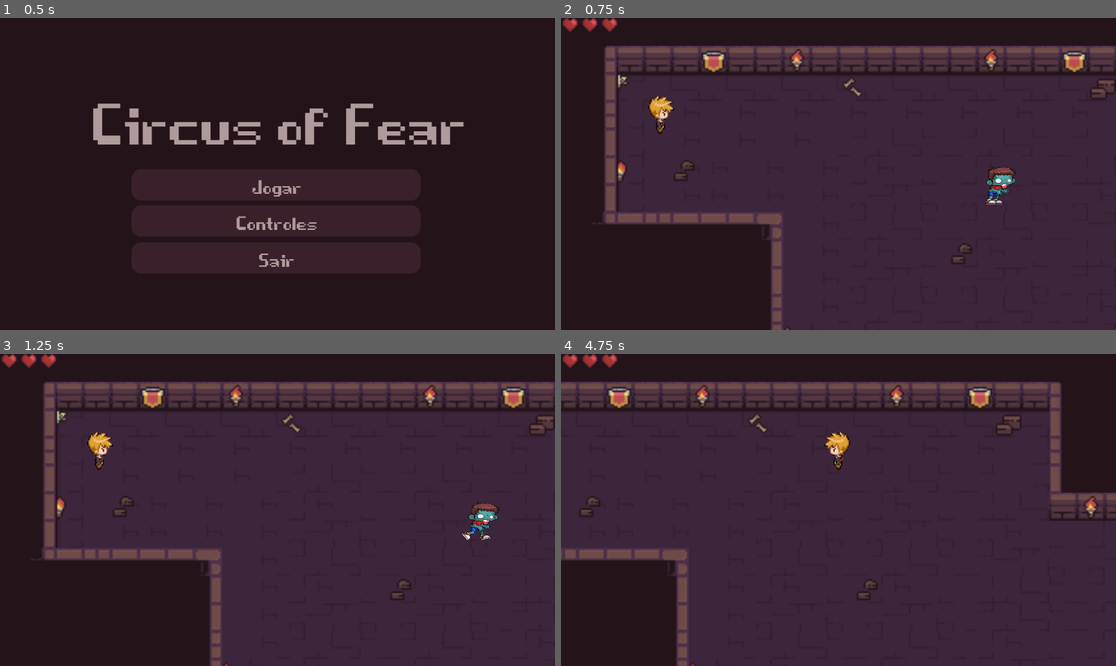
Above: before the commit, frames 1-4 (two rows, left to right).
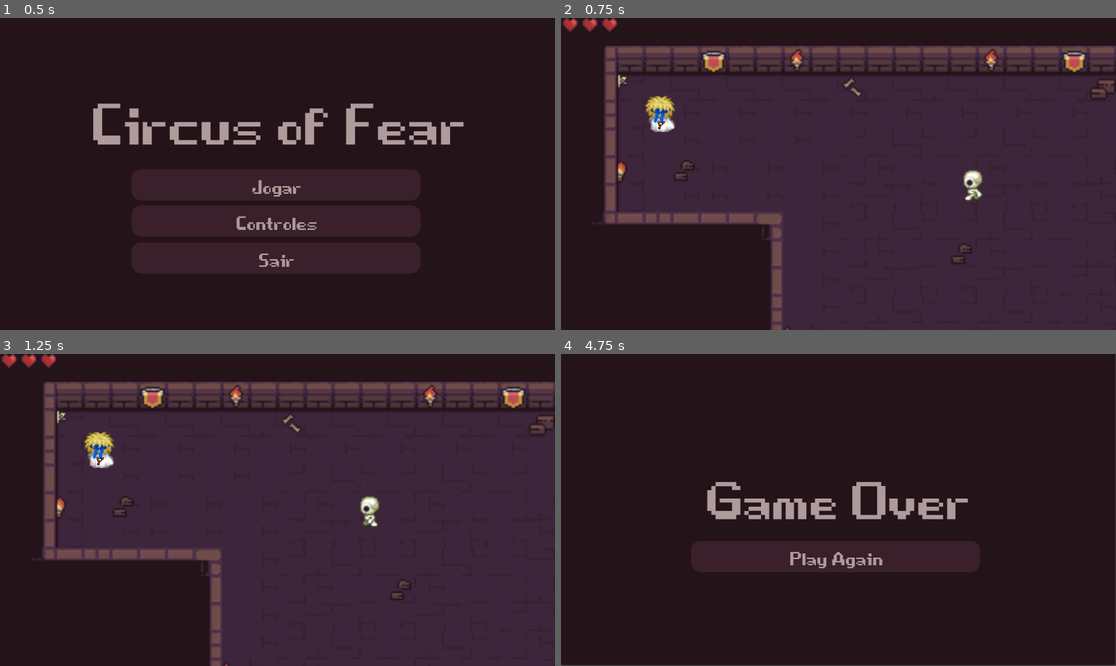
Above: after the commit, the same moments.

Repository: RodrigoGoncalves24/Circus_of_fear
Game: Godot game, scene res://scenes/game_menu.tscn
Two runs of this game, one before a commit and one after it. Both use one fixed random seed, a clock stepped at 60 frames per second and the inputs below.
Inputs (mouse positions are in pixels of both pictures, inside the frame that each line leads up to):
- Up to frame 1 (0.5 s): no input
- Up to frame 2 (0.75 s): click "Jogar" at 0.5 s
- Up to frame 3 (1.25 s): no input
- Up to frame 4 (4.75 s): tap Enter (interact) at 1.25, 2.1, 3.8 s; move the mouse to (960, 494) at 1.27 s; hold D (right) 1.28-2.03 s; hold Enter (interact) 1.28-2.03 s; move the mouse to (727, 525) at 2.02 s; hold S (down) 2.03-2.78 s; move the mouse to (894, 441) at 2.77 s; hold D (right) 2.78-3.53 s; hold Enter (interact) 2.78-3.53 s; tap X (level_cleared) at 2.85 s; move the mouse to (810, 572) at 3.52 s; hold W (up) 3.53-4.28 s; click (810, 572) at 3.6 s; move the mouse to (1005, 556) at 4.27 s; hold A (left) from 4.28 s (still down); hold Enter (interact) from 4.28 s (still down)

Frame 1 is identical in both runs. In frame 2, 1.1% of the frame differs, in the area x 15-82%, y 24-60%; in frame 3, 1.1%; in frame 4, 71%, in the area x 0-100%, y 0-100%.
Error after the commit: Cannot call method 'change_scene_to_file' on a null value. (res://scripts/crianca.gd:77)

Commit message:
Inimigo perseguindo personagem e mudança na textura deles

Diff:
--- a/project.godot
+++ b/project.godot
@@ -12,7 +12,7 @@
 
 config/name="Circus_of_Fear"
 run/main_scene="uid://dvdyj3uieok3l"
-config/features=PackedStringArray("4.5", "Forward Plus")
+config/features=PackedStringArray("4.4", "Forward Plus")
 config/icon="res://icon.svg"
 
 [display]
--- a/scenes/crianca.tscn
+++ b/scenes/crianca.tscn
@@ -1,91 +1,80 @@
-[gd_scene load_steps=30 format=3 uid="uid://der53w3qs2ant"]
-
-[ext_resource type="Texture2D" uid="uid://rt65qfq02luh" path="res://textures/personagem.png" id="1_gohld"]
+[gd_scene load_steps=28 format=3 uid="uid://der53w3qs2ant"]
+
+[ext_resource type="Texture2D" uid="uid://bxh4nn3n2pubg" path="res://textures/personagem.png" id="1_gohld"]
 [ext_resource type="Script" uid="uid://ei4yqd215uc8" path="res://scripts/crianca.gd" id="1_wbya0"]
-[ext_resource type="Script" uid="uid://bylnejo0hgbr6" path="res://scripts/interaction_component.gd" id="3_hjrcj"]
+[ext_resource type="Texture2D" uid="uid://l0clagcx2qjh" path="res://textures/PIPOYA FREE RPG Character Sprites 32x32/Male/Male 01-2.png" id="3_fowc3"]
+[ext_resource type="Script" uid="uid://c5mjt5t5ftj8u" path="res://scripts/interaction_component.gd" id="3_hjrcj"]
 [ext_resource type="PackedScene" uid="uid://cppiemoik38er" path="res://scenes/estilingue.tscn" id="4_xbjgo"]
-[ext_resource type="Texture2D" uid="uid://dth1vw88ui272" path="res://textures/hearts.png" id="5_vruit"]
-[ext_resource type="AudioStream" uid="uid://dc4dnviehefgr" path="res://sounds/som dano.wav" id="6_eoi0d"]
-[ext_resource type="AudioStream" uid="uid://b1pn160v2ilt3" path="res://sounds/som morte.wav" id="7_fowc3"]
-
-[sub_resource type="AtlasTexture" id="AtlasTexture_wbya0"]
-atlas = ExtResource("1_gohld")
-region = Rect2(0, 0, 64, 64)
-
-[sub_resource type="AtlasTexture" id="AtlasTexture_nx207"]
-atlas = ExtResource("1_gohld")
-region = Rect2(64, 0, 64, 64)
-
-[sub_resource type="AtlasTexture" id="AtlasTexture_8qg0o"]
-atlas = ExtResource("1_gohld")
-region = Rect2(128, 0, 64, 64)
+[ext_resource type="Texture2D" uid="uid://dk5ue54qgsp2i" path="res://textures/hearts.png" id="5_vruit"]
+[ext_resource type="AudioStream" uid="uid://dlrd17jmrrruo" path="res://sounds/som dano.wav" id="6_eoi0d"]
+[ext_resource type="AudioStream" uid="uid://c0ldvlg8d3cni" path="res://sounds/som morte.wav" id="7_fowc3"]
 
 [sub_resource type="AtlasTexture" id="AtlasTexture_5olvq"]
 atlas = ExtResource("1_gohld")
 region = Rect2(192, 0, 64, 64)
 
-[sub_resource type="AtlasTexture" id="AtlasTexture_u3a54"]
-atlas = ExtResource("1_gohld")
-region = Rect2(0, 64, 64, 64)
-
-[sub_resource type="AtlasTexture" id="AtlasTexture_1bpbq"]
-atlas = ExtResource("1_gohld")
-region = Rect2(64, 64, 64, 64)
-
-[sub_resource type="AtlasTexture" id="AtlasTexture_8451a"]
-atlas = ExtResource("1_gohld")
-region = Rect2(128, 64, 64, 64)
-
-[sub_resource type="AtlasTexture" id="AtlasTexture_nqsxx"]
-atlas = ExtResource("1_gohld")
-region = Rect2(192, 64, 64, 64)
-
-[sub_resource type="AtlasTexture" id="AtlasTexture_t20jq"]
-atlas = ExtResource("1_gohld")
-region = Rect2(0, 128, 64, 64)
-
-[sub_resource type="AtlasTexture" id="AtlasTexture_uk02m"]
-atlas = ExtResource("1_gohld")
-region = Rect2(64, 128, 64, 64)
-
-[sub_resource type="AtlasTexture" id="AtlasTexture_llj7l"]
-atlas = ExtResource("1_gohld")
-region = Rect2(128, 128, 64, 64)
-
-[sub_resource type="AtlasTexture" id="AtlasTexture_50pxv"]
-atlas = ExtResource("1_gohld")
-region = Rect2(192, 128, 64, 64)
-
-[sub_resource type="AtlasTexture" id="AtlasTexture_p1ohh"]
-atlas = ExtResource("1_gohld")
-region = Rect2(0, 192, 64, 64)
-
-[sub_resource type="AtlasTexture" id="AtlasTexture_5ni02"]
-atlas = ExtResource("1_gohld")
-region = Rect2(64, 192, 64, 64)
-
-[sub_resource type="AtlasTexture" id="AtlasTexture_l2dd1"]
-atlas = ExtResource("1_gohld")
-region = Rect2(128, 192, 64, 64)
-
-[sub_resource type="AtlasTexture" id="AtlasTexture_v8f4t"]
-atlas = ExtResource("1_gohld")
-region = Rect2(192, 192, 64, 64)
+[sub_resource type="AtlasTexture" id="AtlasTexture_7df7u"]
+atlas = ExtResource("3_fowc3")
+region = Rect2(0, 0, 32, 32)
+
+[sub_resource type="AtlasTexture" id="AtlasTexture_uj8g8"]
+atlas = ExtResource("3_fowc3")
+region = Rect2(32, 0, 32, 32)
+
+[sub_resource type="AtlasTexture" id="AtlasTexture_fhter"]
+atlas = ExtResource("3_fowc3")
+region = Rect2(64, 0, 32, 32)
+
+[sub_resource type="AtlasTexture" id="AtlasTexture_m0lw0"]
+atlas = ExtResource("3_fowc3")
+region = Rect2(0, 32, 32, 32)
+
+[sub_resource type="AtlasTexture" id="AtlasTexture_78t0x"]
+atlas = ExtResource("3_fowc3")
+region = Rect2(32, 32, 32, 32)
+
+[sub_resource type="AtlasTexture" id="AtlasTexture_avw54"]
+atlas = ExtResource("3_fowc3")
+region = Rect2(64, 32, 32, 32)
+
+[sub_resource type="AtlasTexture" id="AtlasTexture_omjgp"]
+atlas = ExtResource("3_fowc3")
+region = Rect2(64, 64, 32, 32)
+
+[sub_resource type="AtlasTexture" id="AtlasTexture_1v00p"]
+atlas = ExtResource("3_fowc3")
+region = Rect2(32, 64, 32, 32)
+
+[sub_resource type="AtlasTexture" id="AtlasTexture_h8rwh"]
+atlas = ExtResource("3_fowc3")
+region = Rect2(0, 64, 32, 32)
+
+[sub_resource type="AtlasTexture" id="AtlasTexture_rcqr3"]
+atlas = ExtResource("3_fowc3")
+region = Rect2(0, 96, 32, 32)
+
+[sub_resource type="AtlasTexture" id="AtlasTexture_gqfnd"]
+atlas = ExtResource("3_fowc3")
+region = Rect2(32, 96, 32, 32)
+
+[sub_resource type="AtlasTexture" id="AtlasTexture_a6lml"]
+atlas = ExtResource("3_fowc3")
+region = Rect2(64, 96, 32, 32)
 
 [sub_resource type="SpriteFrames" id="SpriteFrames_2pg2d"]
 animations = [{
 "frames": [{
 "duration": 1.0,
-"texture": SubResource("AtlasTexture_wbya0")
-}, {
-"duration": 1.0,
-"texture": SubResource("AtlasTexture_nx207")
-}, {
-"duration": 1.0,
-"texture": SubResource("AtlasTexture_8qg0o")
-}, {
-"duration": 1.0,
 "texture": SubResource("AtlasTexture_5olvq")
+}, {
+"duration": 1.0,
+"texture": SubResource("AtlasTexture_7df7u")
+}, {
+"duration": 1.0,
+"texture": SubResource("AtlasTexture_uj8g8")
+}, {
+"duration": 1.0,
+"texture": SubResource("AtlasTexture_fhter")
 }],
 "loop": true,
 "name": &"down",
@@ -93,16 +82,13 @@
 }, {
 "frames": [{
 "duration": 1.0,
-"texture": SubResource("AtlasTexture_u3a54")
-}, {
-"duration": 1.0,
-"texture": SubResource("AtlasTexture_1bpbq")
-}, {
-"duration": 1.0,
-"texture": SubResource("AtlasTexture_8451a")
-}, {
-"duration": 1.0,
-"texture": SubResource("AtlasTexture_nqsxx")
+"texture": SubResource("AtlasTexture_m0lw0")
+}, {
+"duration": 1.0,
+"texture": SubResource("AtlasTexture_78t0x")
+}, {
+"duration": 1.0,
+"texture": SubResource("AtlasTexture_avw54")
 }],
 "loop": true,
 "name": &"left",
@@ -110,16 +96,13 @@
 }, {
 "frames": [{
 "duration": 1.0,
-"texture": SubResource("AtlasTexture_t20jq")
-}, {
-"duration": 1.0,
-"texture": SubResource("AtlasTexture_uk02m")
-}, {
-"duration": 1.0,
-"texture": SubResource("AtlasTexture_llj7l")
-}, {
-"duration": 1.0,
-"texture": SubResource("AtlasTexture_50pxv")
+"texture": SubResource("AtlasTexture_omjgp")
+}, {
+"duration": 1.0,
+"texture": SubResource("AtlasTexture_1v00p")
+}, {
+"duration": 1.0,
+"texture": SubResource("AtlasTexture_h8rwh")
 }],
 "loop": true,
 "name": &"right",
@@ -127,16 +110,13 @@
 }, {
 "frames": [{
 "duration": 1.0,
-"texture": SubResource("AtlasTexture_p1ohh")
-}, {
-"duration": 1.0,
-"texture": SubResource("AtlasTexture_5ni02")
-}, {
-"duration": 1.0,
-"texture": SubResource("AtlasTexture_l2dd1")
-}, {
-"duration": 1.0,
-"texture": SubResource("AtlasTexture_v8f4t")
+"texture": SubResource("AtlasTexture_rcqr3")
+}, {
+"duration": 1.0,
+"texture": SubResource("AtlasTexture_gqfnd")
+}, {
+"duration": 1.0,
+"texture": SubResource("AtlasTexture_a6lml")
 }],
 "loop": true,
 "name": &"up",
@@ -176,10 +156,10 @@
 tracks/0/interp = 1
 tracks/0/loop_wrap = true
 tracks/0/keys = {
-"times": PackedFloat32Array(0, 0.020334376),
+"times": PackedFloat32Array(0, 0.0203344),
 "transitions": PackedFloat32Array(1, 1),
 "update": 0,
-"values": [Color(1, 0, 0, 0.5019608), Color(1, 1, 1, 1)]
+"values": [Color(1, 0, 0, 0.501961), Color(1, 1, 1, 1)]
 }
 
 [sub_resource type="AnimationLibrary" id="AnimationLibrary_tn6hh"]
@@ -193,8 +173,10 @@
 
 [node name="AnimatedSprite2D" type="AnimatedSprite2D" parent="."]
 clip_children = 2
+scale = Vector2(1.8, 1.8)
 sprite_frames = SubResource("SpriteFrames_2pg2d")
-animation = &"right"
+animation = &"up"
+speed_scale = 0.8
 
 [node name="ColorRect" type="ColorRect" parent="AnimatedSprite2D"]
 offset_left = -85.0
@@ -270,7 +252,7 @@
 one_shot = true
 
 [node name="Camera2D" type="Camera2D" parent="."]
-position = Vector2(-0.020256042, 0.9948273)
+position = Vector2(-0.020256, 0.994827)
 zoom = Vector2(1.8, 1.8)
 limit_left = 0
 limit_top = 0
--- a/scenes/game_menu.tscn
+++ b/scenes/game_menu.tscn
@@ -1,15 +1,15 @@
 [gd_scene load_steps=7 format=3 uid="uid://dvdyj3uieok3l"]
 
-[ext_resource type="FontFile" uid="uid://cyuusg1liruco" path="res://textures/game_over.ttf" id="1_mw6r2"]
-[ext_resource type="Script" uid="uid://bywux6m28wxf3" path="res://scripts/game_menu.gd" id="1_vrsc2"]
+[ext_resource type="FontFile" uid="uid://dmhldfpff5rlt" path="res://textures/game_over.ttf" id="1_mw6r2"]
+[ext_resource type="Script" uid="uid://gvkt3575tr2d" path="res://scripts/game_menu.gd" id="1_vrsc2"]
 
 [sub_resource type="LabelSettings" id="LabelSettings_dy3ie"]
 font = ExtResource("1_mw6r2")
 font_size = 300
-font_color = Color(0.6877407, 0.6082873, 0.60804355, 1)
+font_color = Color(0.687741, 0.608287, 0.608044, 1)
 
-[sub_resource type="StyleBoxFlat" id="StyleBoxFlat_2mkfd"]
-bg_color = Color(0.22706568, 0.12724975, 0.1651349, 1)
+[sub_resource type="StyleBoxFlat" id="StyleBoxFlat_dy3ie"]
+bg_color = Color(0.360346, 0.216548, 0.272245, 1)
 corner_radius_top_left = 20
 corner_radius_top_right = 20
 corner_radius_bottom_right = 20
@@ -21,8 +21,8 @@
 corner_radius_bottom_right = 20
 corner_radius_bottom_left = 20
 
-[sub_resource type="StyleBoxFlat" id="StyleBoxFlat_dy3ie"]
-bg_color = Color(0.36034617, 0.21654785, 0.2722447, 1)
+[sub_resource type="StyleBoxFlat" id="StyleBoxFlat_2mkfd"]
+bg_color = Color(0.227066, 0.12725, 0.165135, 1)
 corner_radius_top_left = 20
 corner_radius_top_right = 20
 corner_radius_bottom_right = 20
@@ -44,7 +44,7 @@
 anchor_bottom = 1.0
 grow_horizontal = 2
 grow_vertical = 2
-color = Color(0.14509805, 0.07450981, 0.101960786, 1)
+color = Color(0.145098, 0.0745098, 0.101961, 1)
 
 [node name="Label" type="Label" parent="ColorRect"]
 layout_mode = 0
@@ -62,12 +62,12 @@
 offset_top = 314.0
 offset_right = 873.0
 offset_bottom = 379.0
-theme_override_colors/font_color = Color(0.6862745, 0.60784316, 0.60784316, 1)
+theme_override_colors/font_color = Color(0.686275, 0.607843, 0.607843, 1)
 theme_override_fonts/font = ExtResource("1_mw6r2")
 theme_override_font_sizes/font_size = 100
+theme_override_styles/hover = SubResource("StyleBoxFlat_dy3ie")
+theme_override_styles/pressed = SubResource("StyleBoxFlat_h8i2o")
 theme_override_styles/normal = SubResource("StyleBoxFlat_2mkfd")
-theme_override_styles/pressed = SubResource("StyleBoxFlat_h8i2o")
-theme_override_styles/hover = SubResource("StyleBoxFlat_dy3ie")
 text = "Jogar"
 
 [node name="Controles" type="Button" parent="ColorRect"]
@@ -76,12 +76,12 @@
 offset_top = 389.0
 offset_right = 873.0
 offset_bottom = 454.0
-theme_override_colors/font_color = Color(0.6862745, 0.60784316, 0.60784316, 1)
+theme_override_colors/font_color = Color(0.686275, 0.607843, 0.607843, 1)
 theme_override_fonts/font = ExtResource("1_mw6r2")
 theme_override_font_sizes/font_size = 100
+theme_override_styles/hover = SubResource("StyleBoxFlat_dy3ie")
+theme_override_styles/pressed = SubResource("StyleBoxFlat_h8i2o")
 theme_override_styles/normal = SubResource("StyleBoxFlat_2mkfd")
-theme_override_styles/pressed = SubResource("StyleBoxFlat_h8i2o")
-theme_override_styles/hover = SubResource("StyleBoxFlat_dy3ie")
 text = "Controles"
 
 [node name="Sair" type="Button" parent="ColorRect"]
@@ -90,12 +90,12 @@
 offset_top = 466.0
 offset_right = 873.0
 offset_bottom = 531.0
-theme_override_colors/font_color = Color(0.6862745, 0.60784316, 0.60784316, 1)
+theme_override_colors/font_color = Color(0.686275, 0.607843, 0.607843, 1)
 theme_override_fonts/font = ExtResource("1_mw6r2")
 theme_override_font_sizes/font_size = 100
+theme_override_styles/hover = SubResource("StyleBoxFlat_dy3ie")
+theme_override_styles/pressed = SubResource("StyleBoxFlat_h8i2o")
 theme_override_styles/normal = SubResource("StyleBoxFlat_2mkfd")
-theme_override_styles/pressed = SubResource("StyleBoxFlat_h8i2o")
-theme_override_styles/hover = SubResource("StyleBoxFlat_dy3ie")
 text = "Sair"
 
 [connection signal="pressed" from="ColorRect/Jogar" to="." method="_on_jogar_pressed"]
--- a/scenes/level_1.tscn
+++ b/scenes/level_1.tscn
@@ -20,7 +20,7 @@
 visibility_layer = 4
 position = Vector2(3, 32)
 scale = Vector2(2.05, 2)
-polygon = PackedVector2Array(23.4146, -4, 23.4146, 311, 534.1463, 311, 534.1463, 208, 482.43906, 208, 482.43906, 240, 498.0488, 240, 498.0488, 304, 123.902, 304, 123.902, 224, 217.561, 224, 217.561, 208.5, 123.902, 208.5, 123.415, 96, 30.2439, 96, 30.2439, 0, 326.341, 0, 326.341, 64, 498.0488, 64, 498.0488, 144, 482.43906, 144, 482.43906, 176, 534.1463, 176, 534.1463, -3.5)
+polygon = PackedVector2Array(23.4146, -4, 23.4146, 311, 534.146, 311, 534.146, 208, 482.439, 208, 482.439, 240, 498.049, 240, 498.049, 304, 123.902, 304, 123.902, 224, 217.561, 224, 217.561, 208.5, 123.902, 208.5, 123.415, 96, 30.2439, 96, 30.2439, 0, 326.341, 0, 326.341, 64, 498.049, 64, 498.049, 144, 482.439, 144, 482.439, 176, 534.146, 176, 534.146, -3.5)
 
 [node name="TileMapLayer1" type="TileMapLayer" parent="Cenario"]
 show_behind_parent = true
--- a/scenes/zumbi.tscn
+++ b/scenes/zumbi.tscn
@@ -1,102 +1,116 @@
-[gd_scene load_steps=32 format=3 uid="uid://7xxut8dm6l3j"]
-
-[ext_resource type="Script" uid="uid://dxjx8ymv22qwn" path="res://scripts/zumbi.gd" id="1_ijhqn"]
-[ext_resource type="Texture2D" uid="uid://dnxd0d34nkocd" path="res://textures/png/male/Attack (1).png" id="2_uq6ot"]
+[gd_scene load_steps=25 format=3 uid="uid://7xxut8dm6l3j"]
+
+[ext_resource type="Script" uid="uid://blhvby4tbp4t4" path="res://scripts/zumbi.gd" id="1_ijhqn"]
+[ext_resource type="Texture2D" uid="uid://d0ue8csaqrfgf" path="res://textures/PIPOYA FREE RPG Character Sprites 32x32/Enemy/Enemy 04-1.png" id="2_qonaf"]
 [ext_resource type="PackedScene" uid="uid://bqslmhyyw4av2" path="res://scenes/hitbox.tscn" id="3_32ssj"]
-[ext_resource type="Texture2D" uid="uid://cke45fxuot4b5" path="res://textures/png/male/Walk (2).png" id="3_sqbqa"]
-[ext_resource type="Texture2D" uid="uid://b0kgrv4u3x34v" path="res://textures/png/male/Walk (3).png" id="4_s8ybf"]
-[ext_resource type="Texture2D" uid="uid://c2yejuq4ynnak" path="res://textures/png/male/Walk (4).png" id="5_n67r8"]
-[ext_resource type="Texture2D" uid="uid://crp27plrfpatf" path="res://textures/png/male/Walk (5).png" id="6_ed7m2"]
-[ext_resource type="Texture2D" uid="uid://bxuyvnhljpdje" path="res://textures/png/male/Walk (6).png" id="7_id86k"]
-[ext_resource type="Texture2D" uid="uid://4gjokcekjgmw" path="res://textures/png/male/Walk (7).png" id="8_okdf4"]
-[ext_resource type="Texture2D" uid="uid://2k2w7e48713l" path="res://textures/png/male/Walk (8).png" id="9_2uy6j"]
-[ext_resource type="Texture2D" uid="uid://bj1c31s8oxco3" path="res://textures/png/male/Walk (9).png" id="10_2lns0"]
-[ext_resource type="Texture2D" uid="uid://d2gta56sms662" path="res://textures/png/male/Walk (10).png" id="11_dtacc"]
-[ext_resource type="AudioStream" uid="uid://dc4dnviehefgr" path="res://sounds/som dano.wav" id="13_sqbqa"]
-[ext_resource type="AudioStream" uid="uid://b1pn160v2ilt3" path="res://sounds/som morte.wav" id="14_s8ybf"]
-
-[sub_resource type="AtlasTexture" id="AtlasTexture_qgdac"]
-atlas = ExtResource("2_uq6ot")
-region = Rect2(0, 0, 430, 519)
-
-[sub_resource type="AtlasTexture" id="AtlasTexture_76egs"]
-atlas = ExtResource("3_sqbqa")
-region = Rect2(0, 0, 430, 519)
-
-[sub_resource type="AtlasTexture" id="AtlasTexture_in5x5"]
-atlas = ExtResource("4_s8ybf")
-region = Rect2(0, 0, 430, 519)
-
-[sub_resource type="AtlasTexture" id="AtlasTexture_11cim"]
-atlas = ExtResource("5_n67r8")
-region = Rect2(0, 0, 430, 519)
-
-[sub_resource type="AtlasTexture" id="AtlasTexture_cvdml"]
-atlas = ExtResource("5_n67r8")
-region = Rect2(0, 0, 430, 519)
-
-[sub_resource type="AtlasTexture" id="AtlasTexture_256if"]
-atlas = ExtResource("6_ed7m2")
-region = Rect2(0, 0, 430, 519)
-
-[sub_resource type="AtlasTexture" id="AtlasTexture_ux7dg"]
-atlas = ExtResource("7_id86k")
-region = Rect2(0, 0, 430, 519)
-
-[sub_resource type="AtlasTexture" id="AtlasTexture_jplwk"]
-atlas = ExtResource("8_okdf4")
-region = Rect2(0, 0, 430, 519)
-
-[sub_resource type="AtlasTexture" id="AtlasTexture_kbl5m"]
-atlas = ExtResource("9_2uy6j")
-region = Rect2(0, 0, 430, 519)
-
-[sub_resource type="AtlasTexture" id="AtlasTexture_4ri6c"]
-atlas = ExtResource("10_2lns0")
-region = Rect2(0, 0, 430, 519)
-
-[sub_resource type="AtlasTexture" id="AtlasTexture_b0022"]
-atlas = ExtResource("11_dtacc")
-region = Rect2(0, 0, 430, 519)
+[ext_resource type="Texture2D" uid="uid://l8aophe52uu6" path="res://textures/PIPOYA FREE RPG Character Sprites 32x32/Enemy/Enemy 06-1.png" id="3_dvtdg"]
+[ext_resource type="AudioStream" uid="uid://dlrd17jmrrruo" path="res://sounds/som dano.wav" id="13_sqbqa"]
+[ext_resource type="AudioStream" uid="uid://c0ldvlg8d3cni" path="res://sounds/som morte.wav" id="14_s8ybf"]
+
+[sub_resource type="AtlasTexture" id="AtlasTexture_srh2m"]
+atlas = ExtResource("2_qonaf")
+region = Rect2(0, 0, 32, 32)
+
+[sub_resource type="AtlasTexture" id="AtlasTexture_6ycpw"]
+atlas = ExtResource("2_qonaf")
+region = Rect2(32, 0, 32, 32)
+
+[sub_resource type="AtlasTexture" id="AtlasTexture_dpevx"]
+atlas = ExtResource("2_qonaf")
+region = Rect2(64, 0, 32, 32)
+
+[sub_resource type="AtlasTexture" id="AtlasTexture_i385d"]
+atlas = ExtResource("2_qonaf")
+region = Rect2(0, 32, 32, 32)
+
+[sub_resource type="AtlasTexture" id="AtlasTexture_xwbqf"]
+atlas = ExtResource("2_qonaf")
+region = Rect2(32, 32, 32, 32)
+
+[sub_resource type="AtlasTexture" id="AtlasTexture_uq6ot"]
+atlas = ExtResource("2_qonaf")
+region = Rect2(64, 32, 32, 32)
+
+[sub_resource type="AtlasTexture" id="AtlasTexture_sqbqa"]
+atlas = ExtResource("3_dvtdg")
+region = Rect2(0, 64, 32, 32)
+
+[sub_resource type="AtlasTexture" id="AtlasTexture_s8ybf"]
+atlas = ExtResource("3_dvtdg")
+region = Rect2(32, 64, 32, 32)
+
+[sub_resource type="AtlasTexture" id="AtlasTexture_n67r8"]
+atlas = ExtResource("3_dvtdg")
+region = Rect2(64, 64, 32, 32)
+
+[sub_resource type="AtlasTexture" id="AtlasTexture_ed7m2"]
+atlas = ExtResource("2_qonaf")
+region = Rect2(0, 96, 32, 32)
+
+[sub_resource type="AtlasTexture" id="AtlasTexture_id86k"]
+atlas = ExtResource("2_qonaf")
+region = Rect2(32, 96, 32, 32)
+
+[sub_resource type="AtlasTexture" id="AtlasTexture_okdf4"]
+atlas = ExtResource("2_qonaf")
+region = Rect2(64, 96, 32, 32)
 
 [sub_resource type="SpriteFrames" id="SpriteFrames_s6dug"]
 animations = [{
 "frames": [{
 "duration": 1.0,
-"texture": SubResource("AtlasTexture_qgdac")
-}, {
-"duration": 1.0,
-"texture": SubResource("AtlasTexture_76egs")
-}, {
-"duration": 1.0,
-"texture": SubResource("AtlasTexture_in5x5")
-}, {
-"duration": 1.0,
-"texture": SubResource("AtlasTexture_11cim")
-}, {
-"duration": 1.0,
-"texture": SubResource("AtlasTexture_cvdml")
-}, {
-"duration": 1.0,
-"texture": SubResource("AtlasTexture_256if")
-}, {
-"duration": 1.0,
-"texture": SubResource("AtlasTexture_ux7dg")
-}, {
-"duration": 1.0,
-"texture": SubResource("AtlasTexture_jplwk")
-}, {
-"duration": 1.0,
-"texture": SubResource("AtlasTexture_kbl5m")
-}, {
-"duration": 1.0,
-"texture": SubResource("AtlasTexture_4ri6c")
-}, {
-"duration": 1.0,
-"texture": SubResource("AtlasTexture_b0022")
+"texture": SubResource("AtlasTexture_srh2m")
+}, {
+"duration": 1.0,
+"texture": SubResource("AtlasTexture_6ycpw")
+}, {
+"duration": 1.0,
+"texture": SubResource("AtlasTexture_dpevx")
+}],
+"loop": true,
+"name": &"down",
+"speed": 5.0
+}, {
+"frames": [{
+"duration": 1.0,
+"texture": SubResource("AtlasTexture_i385d")
+}, {
+"duration": 1.0,
+"texture": SubResource("AtlasTexture_xwbqf")
+}, {
+"duration": 1.0,
+"texture": SubResource("AtlasTexture_uq6ot")
+}],
+"loop": true,
+"name": &"left",
+"speed": 5.0
+}, {
+"frames": [{
+"duration": 1.0,
+"texture": SubResource("AtlasTexture_sqbqa")
+}, {
+"duration": 1.0,
+"texture": SubResource("AtlasTexture_s8ybf")
+}, {
+"duration": 1.0,
+"texture": SubResource("AtlasTexture_n67r8")
 }],
 "loop": true,
 "name": &"rigth",
+"speed": 5.0
+}, {
+"frames": [{
+"duration": 1.0,
+"texture": SubResource("AtlasTexture_ed7m2")
+}, {
+"duration": 1.0,
+"texture": SubResource("AtlasTexture_id86k")
+}, {
+"duration": 1.0,
+"texture": SubResource("AtlasTexture_okdf4")
+}],
+"loop": true,
+"name": &"up",
 "speed": 5.0
 }]
 
@@ -105,24 +119,6 @@
 
 [sub_resource type="RectangleShape2D" id="RectangleShape2D_qonaf"]
 size = Vector2(74, 48)
-
-[sub_resource type="Animation" id="Animation_xwbqf"]
-resource_name = "damage_to_zombie"
-length = 0.4
-loop_mode = 1
-step = 0.2
-tracks/0/type = "value"
-tracks/0/imported = false
-tracks/0/enabled = true
-tracks/0/path = NodePath("AnimatedSprite2D/ColorRect:color")
-tracks/0/interp = 1
-tracks/0/loop_wrap = true
-tracks/0/keys = {
-"times": PackedFloat32Array(0, 0.19999999),
-"transitions": PackedFloat32Array(1, 1),
-"update": 0,
-"values": [Color(1, 0, 0, 0.5019608), Color(1, 1, 1, 1)]
-}
 
 [sub_resource type="Animation" id="Animation_uq6ot"]
 length = 0.001
@@ -139,6 +135,24 @@
 "values": [Color(1, 0, 0, 0)]
 }
 
+[sub_resource type="Animation" id="Animation_xwbqf"]
+resource_name = "damage_to_zombie"
+length = 0.4
+loop_mode = 1
+step = 0.2
+tracks/0/type = "value"
+tracks/0/imported = false
+tracks/0/enabled = true
+tracks/0/path = NodePath("AnimatedSprite2D/ColorRect:color")
+tracks/0/interp = 1
+tracks/0/loop_wrap = true
+tracks/0/keys = {
+"times": PackedFloat32Array(0, 0.2),
+"transitions": PackedFloat32Array(1, 1),
+"update": 0,
+"values": [Color(1, 0, 0, 0.501961), Color(1, 1, 1, 1)]
+}
+
 [sub_resource type="AnimationLibrary" id="AnimationLibrary_sqbqa"]
 _data = {
 &"RESET": SubResource("Animation_uq6ot"),
@@ -155,16 +169,17 @@
 clip_children = 2
 visibility_layer = 2
 position = Vector2(3, -7)
-scale = Vector2(0.134884, 0.0973025)
+scale = Vector2(1.5, 1.5)
 sprite_frames = SubResource("SpriteFrames_s6dug")
-animation = &"rigth"
+animation = &"up"
 autoplay = "rigth"
+speed_scale = 0.8
 
 [node name="ColorRect" type="ColorRect" parent="AnimatedSprite2D"]
 offset_left = -344.7
 offset_top = -308.984
-offset_right = 317.3802
-offset_bottom = 347.64966
+offset_right = 317.38
+offset_bottom = 347.65
 color = Color(1, 0, 0, 0)
 
 [node name="CollisionShape2D" type="CollisionShape2D" parent="."]
--- a/scripts/zumbi.gd
+++ b/scripts/zumbi.gd
@@ -4,24 +4,28 @@
 @onready var wall_detector: RayCast2D = $RayCast2D
 @onready var zumbi = $AnimatedSprite2D
 @onready var hitbox: Area2D = $hitbox
+@onready var nav_agent := $NavigationAgent2D as NavigationAgent2D
+@export var speed: float = 100.0
+@onready var player = get_parent().get_node("Crianca")
 
-const speed = 100.0
-var direction := 1
-
-func _physics_process(delta: float):
-
-	if is_on_wall():
-		direction *= -1
-		wall_detector.scale.x *= -1
-
-	if direction == 1:
-		zumbi.flip_h = false
-	else:
-		zumbi.flip_h = true
+func _physics_process(delta: float) -> void:
+	if player:
+		var direction = (player.global_position - global_position).normalized()
+		velocity = direction * speed;
+		move_and_slide()
 
 
-	velocity.x = direction * speed
-	move_and_slide()
+		if abs(direction.x) > abs(direction.y):
+			zumbi.play("rigth")
+			if direction.x > 0:
+				zumbi.flip_h = false
+			elif direction.x < 0:
+				zumbi.flip_h = true
+		elif direction.y < 0:
+			zumbi.play("up")
+		else:
+			zumbi.play("down")
+
 
 func _ready():
 	hitbox.body_entered.connect(on_hitbox_body_entered)
Not shown, changed: icon.svg.import
Not shown: 1 places in scenes/level_1.tscn that only renumber resources
Not shown: 1 places in scripts/items/ammo.tres that only renumber resources
Not shown: 1 places in scripts/items/heart.tres that only renumber resources
Not shown: 1 places in scripts/items/key.tres that only renumber resources
Binary file added: textures/PIPOYA FREE RPG Character Sprites 32x32/Animal/Cat 01-1.png
Binary file added: textures/PIPOYA FREE RPG Character Sprites 32x32/Animal/Cat 01-1r.png
Binary file added: textures/PIPOYA FREE RPG Character Sprites 32x32/Animal/Cat 01-2.png
Binary file added: textures/PIPOYA FREE RPG Character Sprites 32x32/Animal/Cat 01-3.png
Binary file added: textures/PIPOYA FREE RPG Character Sprites 32x32/Animal/Cat-01-2r.png
Binary file added: textures/PIPOYA FREE RPG Character Sprites 32x32/Animal/Cat-01-3r.png
Binary file added: textures/PIPOYA FREE RPG Character Sprites 32x32/Animal/Dog 01-1.png
(and 239 more such lines)
